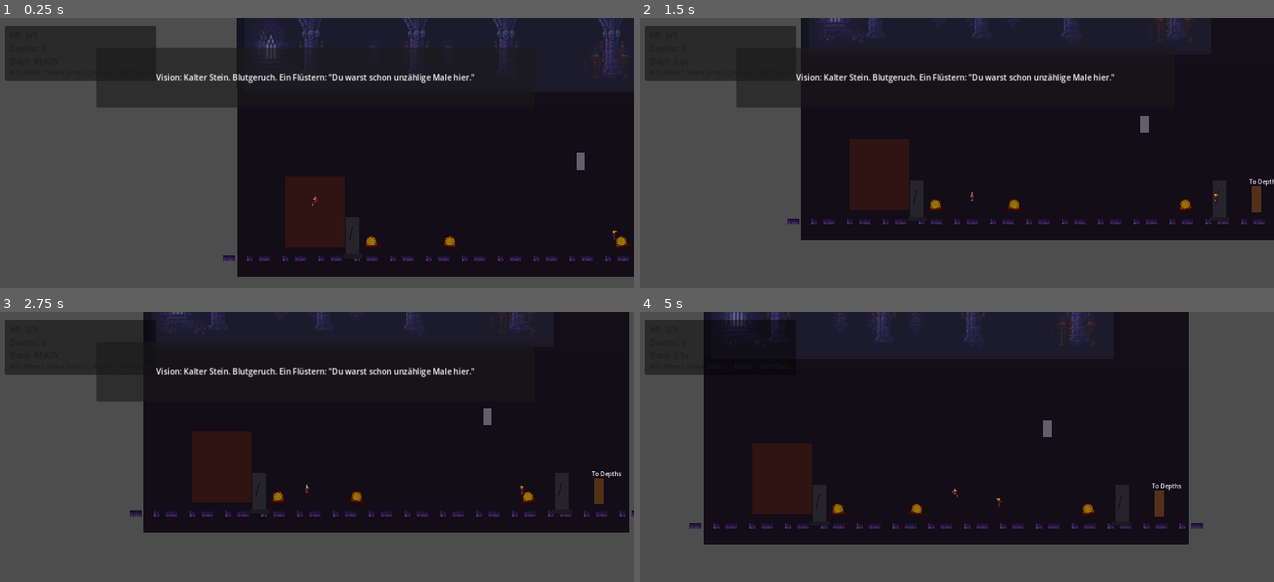
Above: before the commit, frames 1-4 (two rows, left to right).
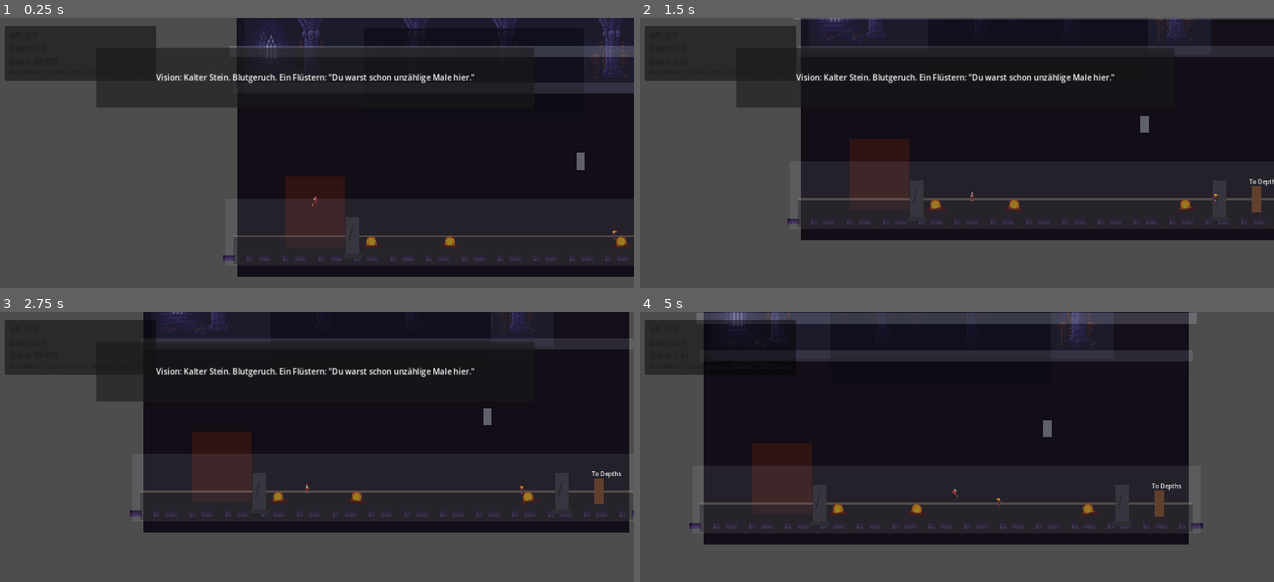
Above: after the commit, the same moments.

Repository: highneken/ProjectDarkness2D
Game: Godot game, scene res://scenes/Main.tscn
Two runs of this game, one before a commit and one after it. Both use one fixed random seed, a clock stepped at 60 frames per second and the inputs below.
Inputs:
- Up to frame 1 (0.25 s): no input
- Up to frame 2 (1.5 s): hold D (move_right) from 0.53 s (still down); tap J (attack) at 0.6 s; tap Space (jump) at 0.77 s; tap Shift (dash) at 1.35 s
- Up to frame 3 (2.75 s): tap Space (jump) at 1.52 s; release D (move_right) at 2.03 s; hold A (move_left) from 2.03 s (still down); tap J (attack) at 2.1 s
- Up to frame 4 (5 s): release A (move_left) at 2.78 s; hold D (move_right) 2.78-4.28 s; tap Shift (dash) at 2.85, 4.35 s; tap Space (jump) at 3.02, 3.77, 4.52 s; tap J (attack) at 3.6 s; hold A (move_left) from 4.28 s (still down)

The runs differ from the first frame. In frame 1, 2.0% of the frame differs, in the area x 36-100%, y 3-90%; in frame 2, 2.2%; in frame 3, 1.9%; in frame 4, 5.4%, in the area x 8-88%, y 0-81%.

Commit message:
Castlevania mood pass: add silhouette architecture, layered mist, and grounded walkway highlights

Diff:
--- a/scenes/Main.tscn
+++ b/scenes/Main.tscn
@@ -57,6 +57,27 @@
 modulate = Color(0.82, 0.82, 0.88, 0.9)
 texture = ExtResource("12_cols")
 
+[node name="CastleSilhouette" type="ColorRect" parent="."]
+offset_left = 330.0
+offset_top = 65.0
+offset_right = 920.0
+offset_bottom = 300.0
+color = Color(0.05, 0.05, 0.09, 0.7)
+
+[node name="MistBandA" type="ColorRect" parent="."]
+offset_left = -30.0
+offset_top = 110.0
+offset_right = 1310.0
+offset_bottom = 140.0
+color = Color(0.83, 0.85, 0.93, 0.22)
+
+[node name="MistBandB" type="ColorRect" parent="."]
+offset_left = -20.0
+offset_top = 210.0
+offset_right = 1300.0
+offset_bottom = 240.0
+color = Color(0.83, 0.85, 0.93, 0.14)
+
 [node name="FogBack" type="ColorRect" parent="."]
 offset_left = -10.0
 offset_top = 260.0
@@ -87,12 +108,18 @@
 script = ExtResource("14_mt")
 
 [node name="GroundLane" type="ColorRect" parent="."]
-visible = false
 offset_left = -20.0
 offset_top = 620.0
 offset_right = 1300.0
 offset_bottom = 696.0
-color = Color(0.22, 0.22, 0.26, 0.55)
+color = Color(0.09, 0.08, 0.1, 0.45)
+
+[node name="GroundEdgeLight" type="ColorRect" parent="."]
+offset_left = -20.0
+offset_top = 618.0
+offset_right = 1300.0
+offset_bottom = 624.0
+color = Color(0.66, 0.58, 0.48, 0.35)
 
 [node name="Floor" type="StaticBody2D" parent="."]
 position = Vector2(640, 680)
@@ -187,6 +214,14 @@
 [node name="VisionOverlay" parent="." instance=ExtResource("10_vo")]
 intro_text = "Vision: Kalter Stein. Blutgeruch. Ein Flüstern: \"Du warst schon unzählige Male hier.\""
 
+[node name="FogFront" type="ColorRect" parent="."]
+z_index = 18
+offset_left = -40.0
+offset_top = 520.0
+offset_right = 1320.0
+offset_bottom = 700.0
+color = Color(0.85, 0.88, 0.95, 0.1)
+
 [node name="GameManager" type="Node" parent="."]
 script = ExtResource("2_gm")
 
--- a/scenes/Room2.tscn
+++ b/scenes/Room2.tscn
@@ -57,6 +57,27 @@
 modulate = Color(0.82, 0.82, 0.88, 0.9)
 texture = ExtResource("12_cols")
 
+[node name="CastleSilhouette" type="ColorRect" parent="."]
+offset_left = 330.0
+offset_top = 65.0
+offset_right = 920.0
+offset_bottom = 300.0
+color = Color(0.05, 0.05, 0.09, 0.74)
+
+[node name="MistBandA" type="ColorRect" parent="."]
+offset_left = -30.0
+offset_top = 110.0
+offset_right = 1310.0
+offset_bottom = 140.0
+color = Color(0.83, 0.85, 0.93, 0.2)
+
+[node name="MistBandB" type="ColorRect" parent="."]
+offset_left = -20.0
+offset_top = 210.0
+offset_right = 1300.0
+offset_bottom = 240.0
+color = Color(0.83, 0.85, 0.93, 0.13)
+
 [node name="FogBack" type="ColorRect" parent="."]
 offset_left = -10.0
 offset_top = 220.0
@@ -71,12 +92,18 @@
 script = ExtResource("14_rt")
 
 [node name="GroundLane" type="ColorRect" parent="."]
-visible = false
 offset_left = -20.0
 offset_top = 620.0
 offset_right = 1300.0
 offset_bottom = 696.0
-color = Color(0.22, 0.22, 0.26, 0.55)
+color = Color(0.09, 0.08, 0.1, 0.45)
+
+[node name="GroundEdgeLight" type="ColorRect" parent="."]
+offset_left = -20.0
+offset_top = 618.0
+offset_right = 1300.0
+offset_bottom = 624.0
+color = Color(0.66, 0.58, 0.48, 0.35)
 
 [node name="Floor" type="StaticBody2D" parent="."]
 position = Vector2(640, 680)
@@ -175,6 +202,14 @@
 [node name="VisionOverlay" parent="." instance=ExtResource("10_vo")]
 intro_text = "Vision: Goldene Masken knien vor dir. Dann nur noch Asche und Schweigen."
 
+[node name="FogFront" type="ColorRect" parent="."]
+z_index = 18
+offset_left = -40.0
+offset_top = 520.0
+offset_right = 1320.0
+offset_bottom = 700.0
+color = Color(0.85, 0.88, 0.95, 0.1)
+
 [node name="GameManager" type="Node" parent="."]
 script = ExtResource("2_gm")
 
